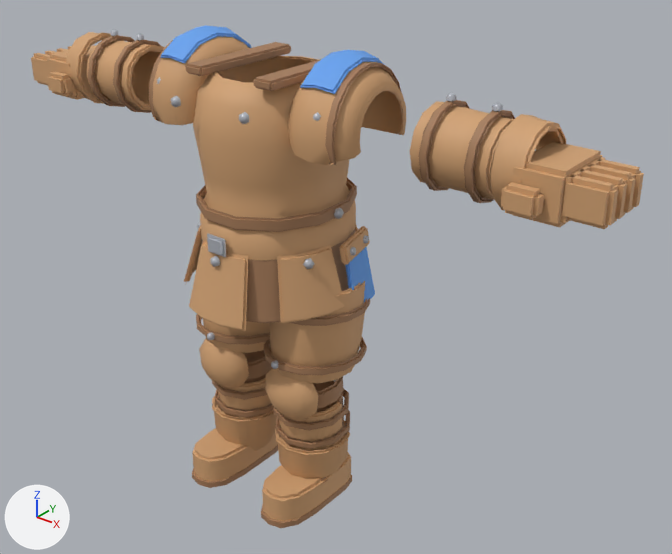
The FBX model Prototype/SwarmGame/Assets/SwarmPrototype/Resources/SwarmModels/Armor_Leather.fbx, before and after one commit.
Camera for both pictures: a 50 mm camera at (2.62, -2.84, 2.94) aimed at (0.2, 0.18, 1.07). Every picture has the same lights, and +X, +Y and +Z are marked at lower left. The first picture is the older version. Vertices at exactly the same position are counted once.

The scene before the commit, as lines of its bpy script (objects in view):
```python
ob_armor_leather_bracer_l = bpy.data.objects.new('Armor_Leather_Bracer_L', me_armor_leather_bracer_l)
ob_armor_leather_bracer_l.location = (0.0, 0.0, 0.0)
ob_armor_leather_bracer_r = bpy.data.objects.new('Armor_Leather_Bracer_R', me_armor_leather_bracer_r)
ob_armor_leather_bracer_r.location = (0.0, 0.0, 0.0)
ob_armor_leather_glove_l = bpy.data.objects.new('Armor_Leather_Glove_L', me_armor_leather_glove_l)
ob_armor_leather_glove_l.location = (0.0, 0.0, 0.0)
ob_armor_leather_glove_r = bpy.data.objects.new('Armor_Leather_Glove_R', me_armor_leather_glove_r)
ob_armor_leather_glove_r.location = (0.0, 0.0, 0.0)
ob_armor_leather_knee_r = bpy.data.objects.new('Armor_Leather_Knee_R', me_armor_leather_knee_r)
ob_armor_leather_knee_r.location = (0.0, 0.0, 0.0)
# also in view: 'Armor_Leather_Boot_L' at (0.22, -0.1, 0.16); 'Armor_Leather_Knee_L' at (0.21, -0.05, 0.62); 'Armor_Leather_Thigh_R' at (-0.22, 0.0, 0.91); 'Armor_Leather_Chest' at (0.0, 0.02, 1.75); 'Armor_Leather_Shin_L' at (0.21, 0.0, 0.42)
```
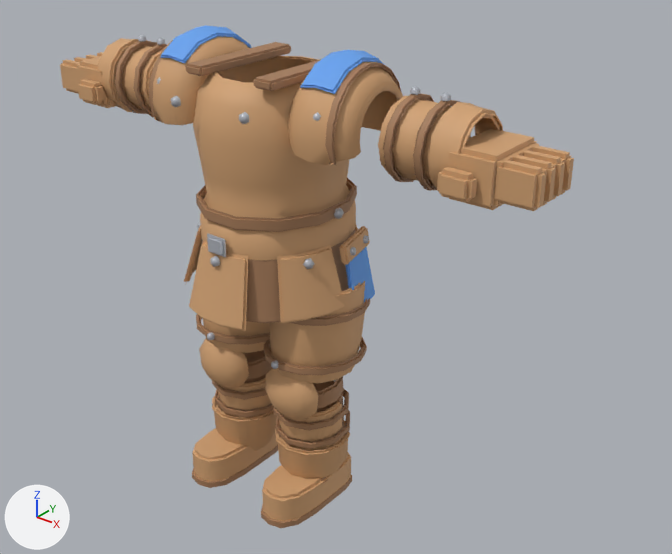
Changed parts and their boxes [x1, y1, x2, y2] in the pictures (672 x 554 px; the box of a moved part takes in the faces that stretch with it):
'Armor_Leather_Glove_L', moved: before [490, 114, 644, 229]; after [428, 102, 574, 211]
'Armor_Leather_Bracer_L', reshaped: before [410, 92, 515, 203]; after [378, 86, 471, 191]
'Armor_Leather_Glove_R', moved: before [31, 32, 124, 104]; after [60, 38, 154, 112]
'Armor_Leather_Bracer_R', reshaped: before [86, 29, 164, 113]; after [115, 35, 168, 117]
part 1 of me_armor_leather_bracer_r, moved or reshaped: before [136, 33, 144, 40]; after [157, 38, 165, 44]
part 2 of me_armor_leather_bracer_r, moved or reshaped: before [111, 29, 119, 36]; after [138, 35, 146, 41]
part 3 of me_armor_leather_bracer_r, rebuilt: before [113, 40, 161, 113]; after [115, 41, 157, 114]
part 4 of me_armor_leather_bracer_r, added (brown): after [122, 46, 163, 110]
part 5 of me_armor_leather_bracer_r, added (brown): after [133, 44, 168, 117]
part 6 of me_armor_leather_bracer_r, deleted (brown): before [88, 35, 135, 107]
part 7 of me_armor_leather_bracer_r, deleted (brown): before [86, 40, 164, 111]
part 10 of me_armor_leather_bracer_l, moved or reshaped: before [446, 92, 457, 101]; after [410, 86, 420, 95]
part 11 of me_armor_leather_bracer_l, moved or reshaped: before [492, 102, 503, 111]; after [440, 93, 451, 101]
part 12 of me_armor_leather_bracer_l, rebuilt: before [419, 100, 469, 191]; after [413, 100, 460, 191]
part 13 of me_armor_leather_bracer_l, added (brown): after [378, 95, 471, 184]
part 14 of me_armor_leather_bracer_l, added (brown): after [383, 93, 434, 182]
part 15 of me_armor_leather_bracer_l, deleted (brown): before [464, 110, 515, 203]
part 16 of me_armor_leather_bracer_l, deleted (brown): before [410, 101, 514, 200]

Edits to the bpy script that builds the scene:
```text
Change me_armor_leather_bracer_l:
    remove me_armor_leather_bracer_l.from_pydata(...)  # 479 vertices, 476 faces; spans x 0.777..1.115, y -0.138..0.216, z 1.685..2.068
    add me_armor_leather_bracer_l.from_pydata(...)  # 481 vertices, 482 faces; spans x 0.638..0.878, y -0.145..0.207, z 1.687..2.069
    me_armor_leather_bracer_l part 10: the loose piece of 13 vertices spanning x 0.84..0.874, y 0.017..0.057, z 2.039..2.068 is moved by (-0.153, -0.007, 0.001)
    me_armor_leather_bracer_l part 11: the loose piece of 13 vertices spanning x 1.03..1.064, y 0.021..0.061, z 2.035..2.063 is moved by (-0.21, -0.008, 0.002)
    me_armor_leather_bracer_l part 12: the loose piece of 143 vertices spanning x 0.826..0.881, y -0.138..0.212, z 1.69..2.04 is rebuilt with 143 vertices and now spans x 0.806..0.86, y -0.143..0.207, z 1.687..2.038
    me_armor_leather_bracer_l part 13: a new loose piece of 168 vertices spanning x 0.638..0.878, y -0.128..0.186, z 1.709..2.024, in mat_leather_brown (brown #d1a273)
    me_armor_leather_bracer_l part 14: a new loose piece of 144 vertices spanning x 0.673..0.727, y -0.145..0.205, z 1.691..2.041, in mat_leather_dark (brown #a67c59)
    me_armor_leather_bracer_l part 15: the loose piece of 142 vertices spanning x 1.016..1.071, y -0.135..0.216, z 1.685..2.036 is deleted
    me_armor_leather_bracer_l part 16: 168 vertices removed from x 0.777..1.115, y -0.121..0.194, z 1.709..2.024
Change me_armor_leather_glove_l:
    remove me_armor_leather_glove_l.from_pydata(...)  # 360 vertices, 348 faces; spans x 1.128..1.565, y -0.18..0.22, z 1.68..2.035
    add me_armor_leather_glove_l.from_pydata(...)  # 360 vertices, 348 faces; spans x 0.876..1.313, y -0.189..0.211, z 1.683..2.038
    me_armor_leather_glove_l part 8: the whole mesh is moved by (-0.252, -0.009, 0.003)
Change me_armor_leather_bracer_r:
    remove me_armor_leather_bracer_r.from_pydata(...)  # 479 vertices, 476 faces; spans x -1.115..-0.777, y -0.138..0.216, z 1.685..2.068
    add me_armor_leather_bracer_r.from_pydata(...)  # 481 vertices, 482 faces; spans x -0.878..-0.638, y -0.145..0.207, z 1.687..2.069
    me_armor_leather_bracer_r part 1: the loose piece of 13 vertices spanning x -0.874..-0.84, y 0.017..0.057, z 2.039..2.068 is moved by (0.153, -0.007, 0.001)
    me_armor_leather_bracer_r part 2: the loose piece of 13 vertices spanning x -1.064..-1.03, y 0.021..0.061, z 2.035..2.063 is moved by (0.21, -0.008, 0.002)
    me_armor_leather_bracer_r part 3: the loose piece of 143 vertices spanning x -0.881..-0.826, y -0.138..0.212, z 1.69..2.04 is rebuilt with 143 vertices and now spans x -0.86..-0.806, y -0.143..0.207, z 1.687..2.038
    me_armor_leather_bracer_r part 4: a new loose piece of 168 vertices spanning x -0.878..-0.638, y -0.128..0.186, z 1.709..2.024, in mat_leather_brown (brown #d1a273)
    me_armor_leather_bracer_r part 5: a new loose piece of 144 vertices spanning x -0.727..-0.673, y -0.145..0.205, z 1.691..2.041, in mat_leather_dark (brown #a67c59)
    me_armor_leather_bracer_r part 6: the loose piece of 142 vertices spanning x -1.071..-1.016, y -0.135..0.216, z 1.685..2.036 is deleted
    me_armor_leather_bracer_r part 7: 168 vertices removed from x -1.115..-0.777, y -0.121..0.194, z 1.709..2.024
Change me_armor_leather_glove_r:
    remove me_armor_leather_glove_r.from_pydata(...)  # 360 vertices, 348 faces; spans x -1.565..-1.128, y -0.18..0.22, z 1.68..2.035
    add me_armor_leather_glove_r.from_pydata(...)  # 360 vertices, 348 faces; spans x -1.313..-0.876, y -0.189..0.211, z 1.683..2.038
    me_armor_leather_glove_r part 9: the whole mesh is moved by (0.252, -0.009, 0.003)
```
